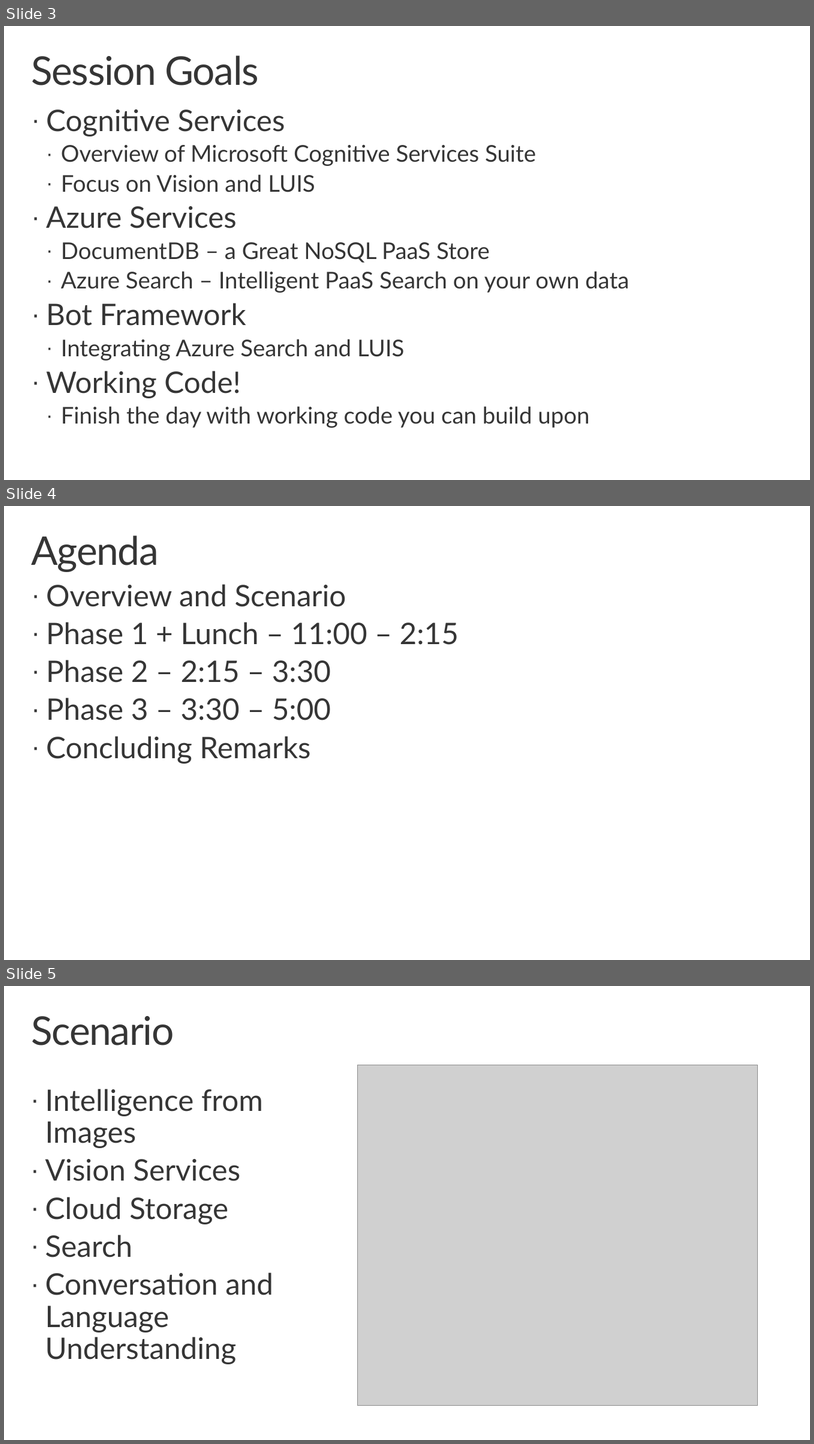
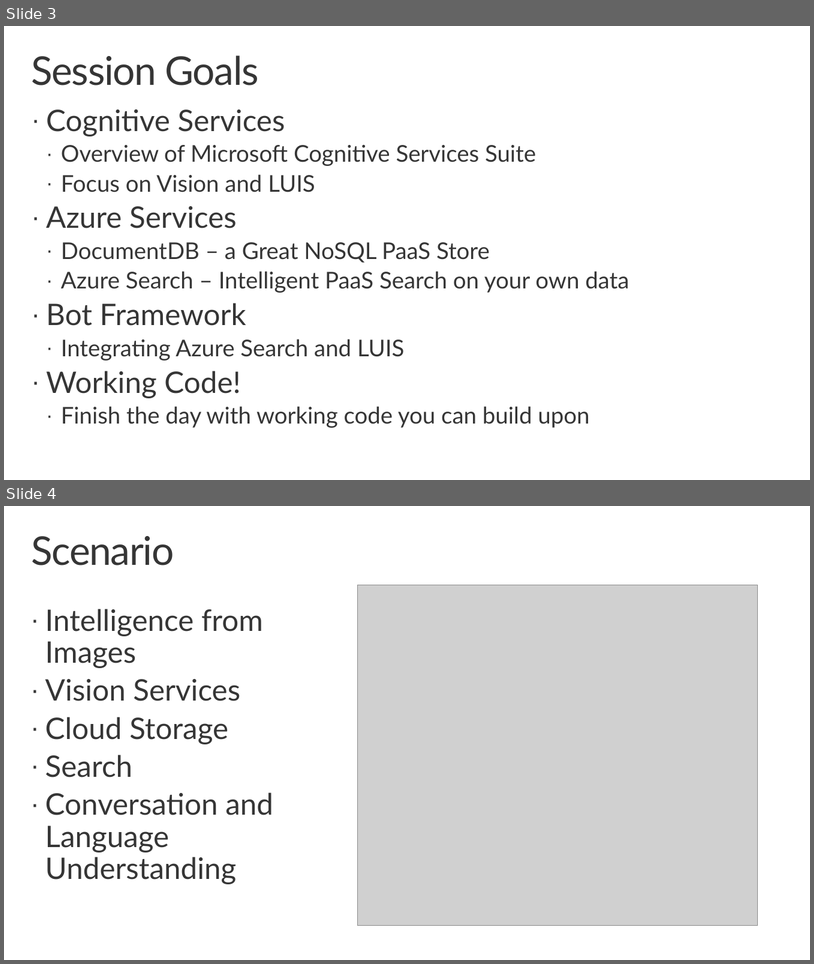
Before and after one commit to noodlefrenzy/CognitiveServicesTutorial, a slide deck: Presentations/AI_Immersion_Phase_0_Overview.pptx. Shown one above the other, each under a label of ours: slides 3, 4 and 5 before the commit, slides 3 and 4 after it. The pictures are 814x1444 and 814x964 pixels, drawn with LibreOffice and Linux fonts; fonts in the diff are those of the drawing; grey boxes stand for pictures; background and template pictures are left out. Boxes give left, top, right and bottom in pixels: in the first picture for what was removed or moved away, otherwise in the second. Text is boxed around its words. In the diff, an @@ line names an element or a change of style, - is before the commit and + after.

Commit message:
Remove high-level agenda slide

```diff
--- a/Presentations/AI_Immersion_Phase_0_Overview.pptx
+++ b/Presentations/AI_Immersion_Phase_0_Overview.pptx
@@ slide 4 removed at [4, 506, 810, 960], background #FFFFFF @@
@@ title removed at [31, 535, 159, 572] @@
-Agenda
@@ text removed at [46, 584, 459, 763] @@
-· Overview and Scenario
-· Phase 1 + Lunch – 11:00 – 2:15
-· Phase 2 – 2:15 – 3:30
-· Phase 3 – 3:30 – 5:00
-· Concluding Remarks
@@ what was slide 5 is now slide 4 @@
```
